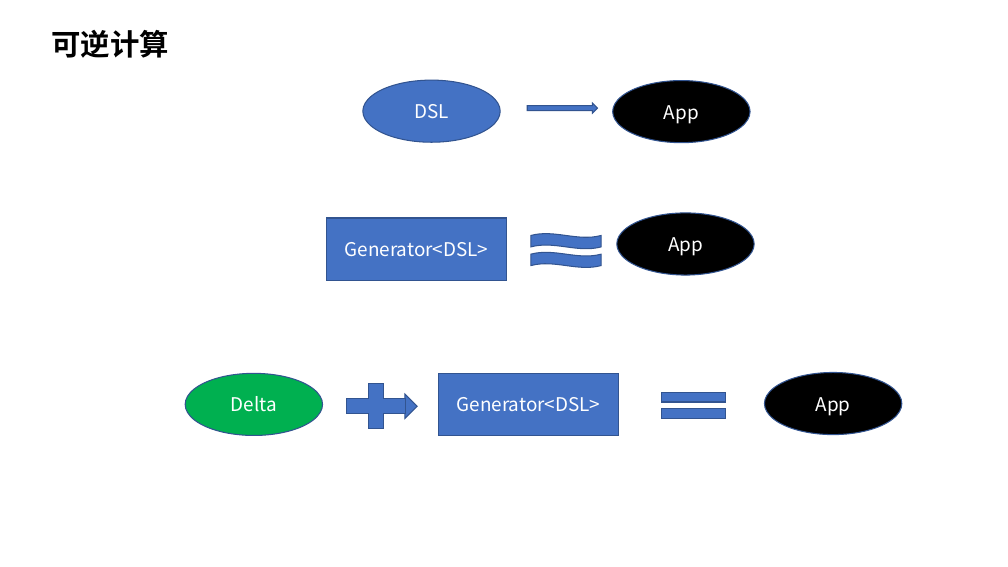
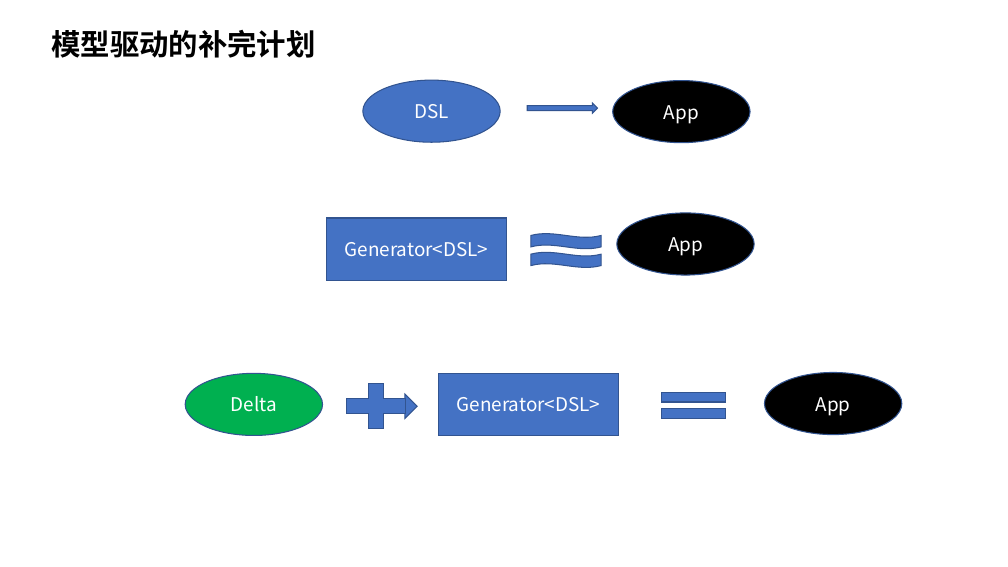
Before and after one commit to entropy-cloud/nop-entropy, a slide deck: slide 8 of docs/ppt/nop-platform.pptx. Drawn at 1008x567 pixels with LibreOffice and Linux fonts; fonts in the diff are those of the drawing. Boxes give left, top, right and bottom in pixels: in the first picture for what was removed or moved away, otherwise in the second. Text is boxed around its words. In the diff, an @@ line names an element or a change of style, - is before the commit and + after.

```diff
--- a/docs/ppt/nop-platform.pptx
+++ b/docs/ppt/nop-platform.pptx
@@ text at bbox=[51, 30, 315, 58]: text changed @@
-可逆计算
+模型驱动的补完计划
```
Also in this commit, not shown: 1 other slide changed, 2 other files.
